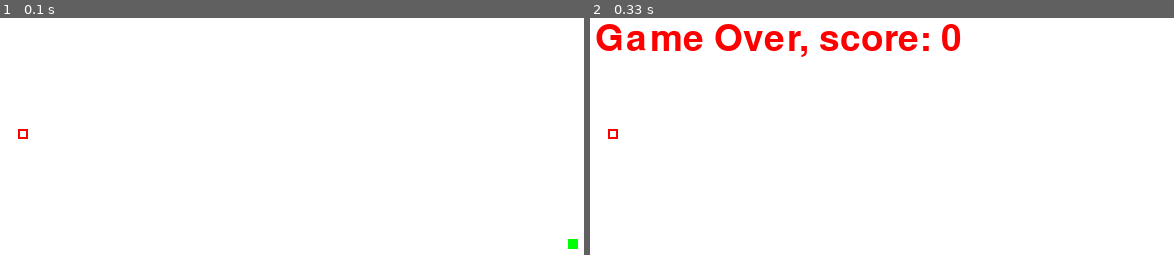
Above: before the commit, frames 1-2 (left to right).
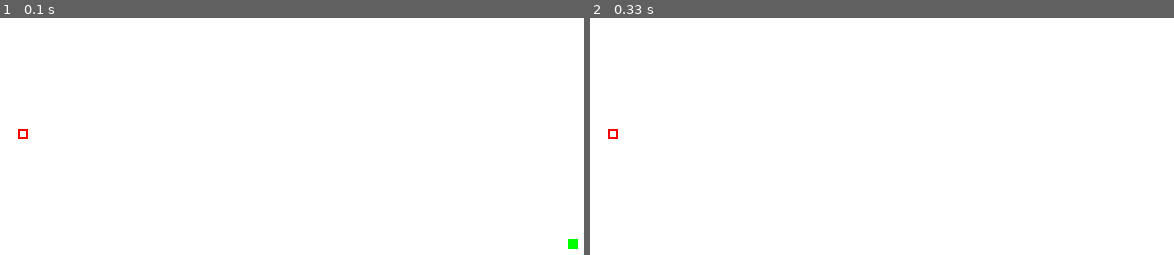
Above: after the commit, the same moments.

Repository: liwuyou/Games-based-on-Pygame
Game: pygame game, started from 2.Snake/main.py
Two runs of this game, one before a commit and one after it. Both use one fixed random seed, a clock stepped at 60 frames per second and the inputs below.
Inputs:
- Up to frame 1 (0.1 s): no input
- Up to frame 2 (0.33 s): no input

Frame 1 is identical in both runs. In frame 2, 2.9% of the frame differs, in the area x 1-64%, y 2-17%.

Commit message:
snake v2.4

Diff:
--- a/2.Snake/main.py
+++ b/2.Snake/main.py
@@ -11,6 +11,7 @@
         self.tile_size = 10 # 每个格子的大小
         self.map_color = (200, 200, 200)  # 地图颜色
         self.food_color = (255, 0, 0)  # 食物颜色
+        self.next_directions = []  # 方向缓冲队列
 
 
         # 初始化蛇的属性
@@ -37,7 +38,18 @@
             if (x,y) not in self.body:  # 确保位置不在蛇身上
                 return (x,y)
 
+    def change_direction(self, new_dir):
+        self.next_directions = [new_dir]
+        """改变方向，加入缓冲队列"""
+        # 防止180度转向
+        if (new_dir[0] != -self.direction[0] or new_dir[1] != -self.direction[1]):
+            if len(self.next_directions) < 2:  # 限制队列长度
+                self.next_directions.append(new_dir)
+
     def move(self):
+        # 优先使用缓冲方向
+        if self.next_directions:
+            self.direction = self.next_directions.pop(0)
         # 移动蛇身
         new_head = (self.body[0][0] + self.direction[0], self.body[0][1] + self.direction[1])
         self.body.insert(0, new_head)
@@ -80,14 +92,14 @@
                 if event.key == pygame.K_ESCAPE:
                     return False
                 # 处理方向键输入
-                elif event.key == pygame.K_UP and self.snake.direction != (0, 1):
-                    self.snake.direction = (0, -1)  # 上
-                elif event.key == pygame.K_DOWN and self.snake.direction != (0, -1):
-                    self.snake.direction = (0, 1)   # 下
-                elif event.key == pygame.K_LEFT and self.snake.direction != (1, 0):
-                    self.snake.direction = (-1, 0)  # 左
-                elif event.key == pygame.K_RIGHT and self.snake.direction != (-1, 0):
-                    self.snake.direction = (1, 0)   # 右
+                elif event.key == pygame.K_UP:
+                    self.snake.change_direction((0, -1))  # 上
+                elif event.key == pygame.K_DOWN:
+                    self.snake.change_direction((0, 1))   # 下
+                elif event.key == pygame.K_LEFT:
+                    self.snake.change_direction((-1, 0))  # 左
+                elif event.key == pygame.K_RIGHT:
+                    self.snake.change_direction((1, 0))   # 右
         return True
 
 
@@ -101,7 +113,7 @@
             text = font.render(f"Game Over, score: {len(self.snake.body) - 1}", True, (255, 0, 0))
             self.screen.blit(text, (self.screen.get_width() // 2 - text.get_width() // 2, self.screen.get_height() // 2 - text.get_height() // 2))
             pygame.display.flip()
-            pygame.time.wait(1000)
+            # pygame.time.wait(1000)
             return
 
         # 移动蛇
Not shown, changed: 2.Snake/readme.md
